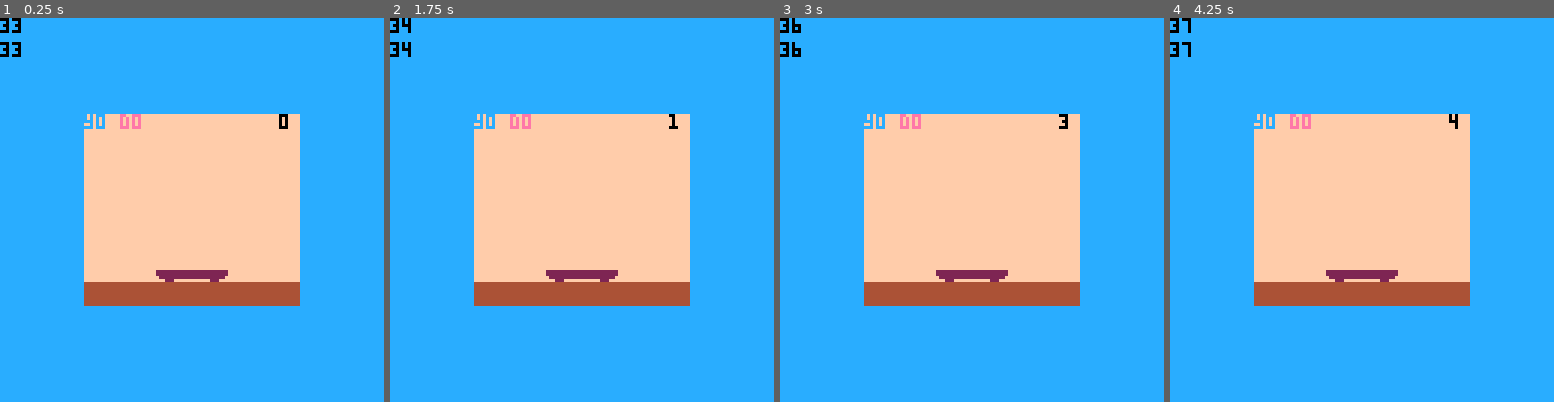
Above: before the commit, frames 1-4 (left to right).
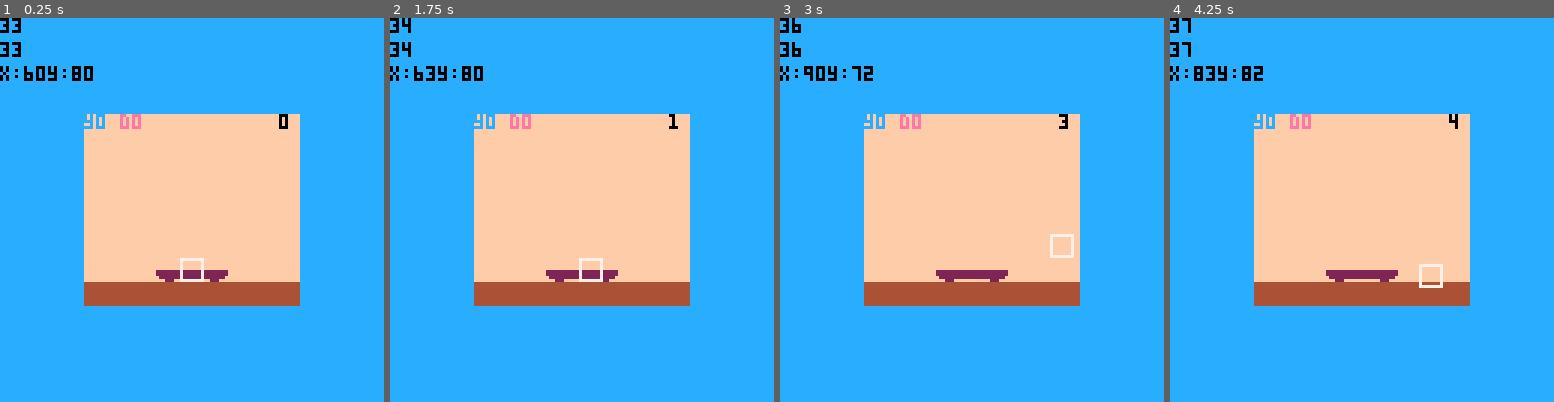
Above: after the commit, the same moments.

Repository: onefinedruid/bit-bonsai
Game: PICO-8 cartridge bitbonsai.p8
Two runs of this game, one before a commit and one after it. Both use one fixed random seed, a clock stepped at 60 frames per second and the inputs below.
Inputs:
- Up to frame 1 (0.25 s): no input
- Up to frame 2 (1.75 s): hold Right from 1.6 s (still down)
- Up to frame 3 (3 s): release Right at 2.1 s; hold Up 2.15-2.42 s; hold Right from 2.47 s (still down)
- Up to frame 4 (4.25 s): release Right at 3.03 s; hold Left 3.08-3.58 s; hold Down 3.63-3.97 s; hold Right from 4.02 s (still down)

The runs differ from the first frame. In frame 1, 0.6% of the frame differs, in the area x 0-54%, y 12-69%; in frame 2, 0.6%; in frame 3, 0.6%; in frame 4, 0.6%.

Commit message:
add selection to cursor

Diff:
--- a/bitbonsai.p8
+++ b/bitbonsai.p8
@@ -11,10 +11,8 @@
 date=""
 rootx=60
 rooty=80
-…(4 lines of a section not shown)…
+selx=rootx
+sely=rooty
 
 
 
@@ -28,10 +26,27 @@
 print("y" ..tostr(year), 28, 32, 12)
 print("d" ..tostr(day), 40, 32, 14)
 print(hour,93,32,0)
+palt(6,true)
+spr(17,selx,sely)
 
 
 print(sec, 0, 0, 0)
 print(nsec, 0, 8, 0)
+
+print("x:"..tostr(selx), 0,16,0)
+print("y:"..tostr(sely), 16,16,0)
+
+if btn(0) then selx=selx-1 end
+if btn(1) then selx=selx+1 end
+if btn(2) then sely=sely-1 end
+if btn(3) then sely=sely+1 end
+
+if selx<28 then selx=28
+elseif sely<32  then sely=32
+end
+if selx>92 then selx=92
+elseif sely>88 then sely=88
+end
 
 if day>=5 then
   spr(7,rootx,rooty)
@@ -88,14 +103,14 @@
 00000000ffffffff444444442222222222222222222222222222222222222222fffffffffff44fff34333fffffffffff33333333ffffffff0000000000000000
 00000000ffffffff44444444f2222222222222222222222f2222222222222222fffffffffff44444333333ffffffffff33333333ffffffff0000000000000000
 00000000ffffffff44444444fff222ffffffffffff222ffffffffffffffffffffffffffffff444fff3333ffffffffffff334433fffffffff0000000000000000
-000000000000000000000000000000000000000000000000fff44ffff4f44ffffffffffffff44ffffffffffff333333ff334433ff333333f0000000000000000
-000000000000000000000000000000000000000000000000fff44fffff444f4ffff333fffff44fffff333fff3333333333333333333333330000000000000000
-000000000000000000000000000000000000000000000000fff44ffffff444ffff33333ffff44ffff33333ff3333333333333333333333330000000000000000
-000000000000000000000000000000000000000000000000fff44ffffff44ffff3333443444444443443333f3333333333333333333333330000000000000000
-000000000000000000000000000000000000000000000000fff44fff22222222f3333343ff4444ff3433333f3333444333333333344433330000000000000000
-000000000000000000000000000000000000000000000000fff44fff22222222ff33333fff3333fff33333ff3333334444333344443333330000000000000000
-000000000000000000000000000000000000000000000000fff44fff22222222ffff33fff333333fff33ffff3333333333444433333333330000000000000000
-000000000000000000000000000000000000000000000000fff44fffffffffffffffffffff3333fffffffffff333333ff334433ff333333f0000000000000000
+000000007777777700000000000000000000000000000000fff44ffff4f44ffffffffffffff44ffffffffffff333333ff334433ff333333f0000000000000000
+000000007666666700000000000000000000000000000000fff44fffff444f4ffff333fffff44fffff333fff3333333333333333333333330000000000000000
+000000007666666700000000000000000000000000000000fff44ffffff444ffff33333ffff44ffff33333ff3333333333333333333333330000000000000000
+000000007666666700000000000000000000000000000000fff44ffffff44ffff3333443444444443443333f3333333333333333333333330000000000000000
+000000007666666700000000000000000000000000000000fff44fff22222222f3333343ff4444ff3433333f3333444333333333344433330000000000000000
+000000007666666700000000000000000000000000000000fff44fff22222222ff33333fff3333fff33333ff3333334444333344443333330000000000000000
+000000007666666700000000000000000000000000000000fff44fff22222222ffff33fff333333fff33ffff3333333333444433333333330000000000000000
+000000007777777700000000000000000000000000000000fff44fffffffffffffffffffff3333fffffffffff333333ff334433ff333333f0000000000000000
 000000000000000000000000000000000000000000000000000000000000000000000000fff44fff343ff343fffffffff44ff44fffffffff0000000000000000
 000000000000000000000000000000000000000000000000000000000000000000000000fff44ffff344443fffffffffff4444ffffffffff0000000000000000
 00000000000000000000000000000000000000000000000000000000000000000000000033344ffffff44ffffffffffffff44fffffffffff0000000000000000
